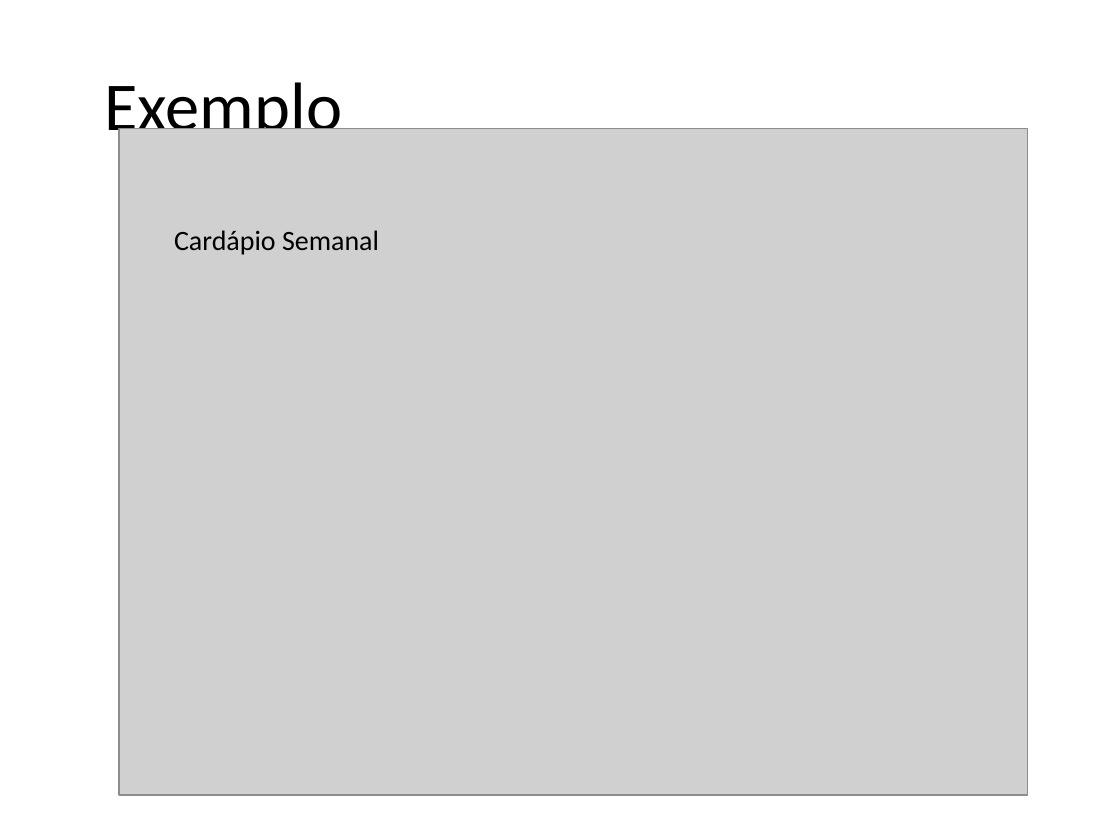
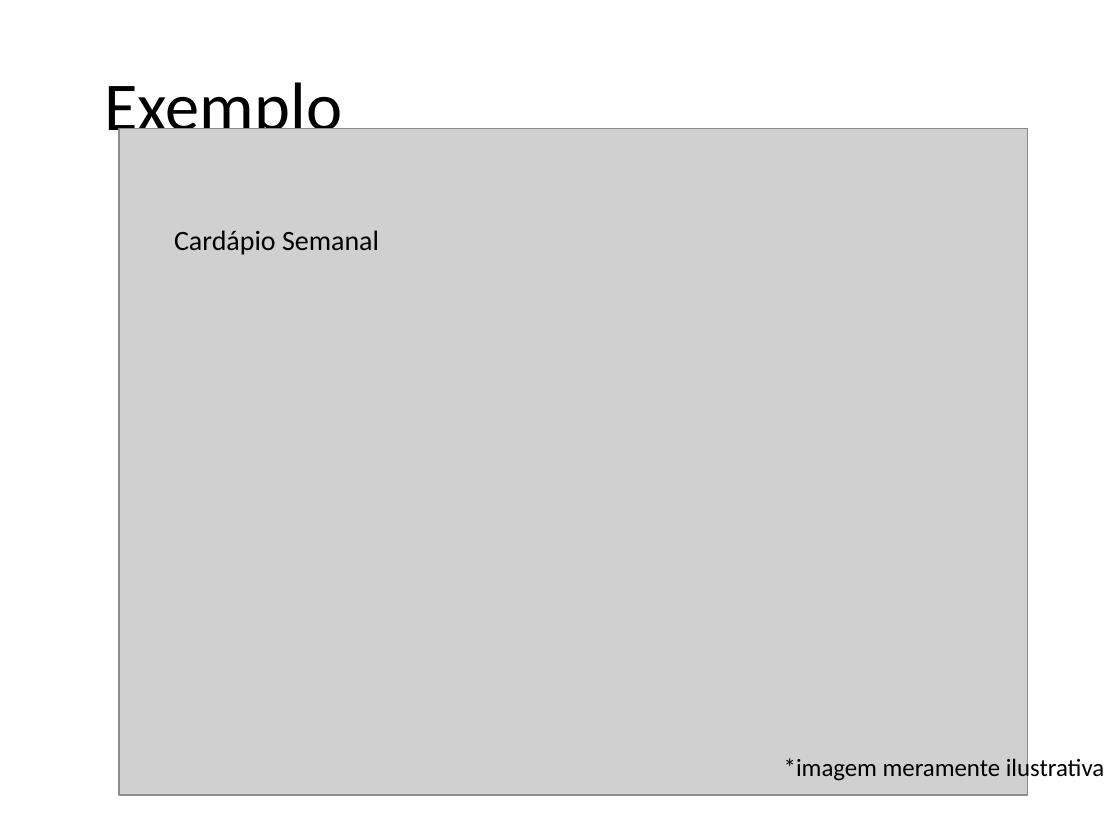
Before and after one commit to ramos1gabriel/tcc-uva, a slide deck: slide 3 of apresentacao_M1/TCC.pptx. Drawn at 1120x840 pixels with LibreOffice and Linux fonts; fonts in the diff are those of the drawing; grey boxes stand for pictures; background and template pictures are left out. Boxes give left, top, right and bottom in pixels: in the first picture for what was removed or moved away, otherwise in the second. Text is boxed around its words. In the diff, an @@ line names an element or a change of style, - is before the commit and + after.

Commit message:
finalizado slide
IMPRIMIR ROTEIRO

```diff
--- a/apresentacao_M1/TCC.pptx
+++ b/apresentacao_M1/TCC.pptx
@@ text added at [784,756,1105,782], 16 pt, text #000000 @@
+*imagem meramente ilustrativa
```
